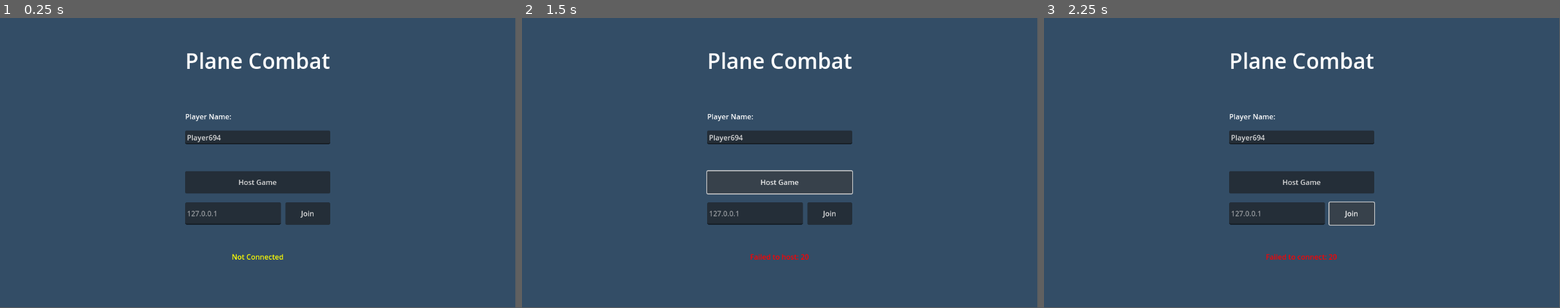
Above: before the commit, frames 1-3 (left to right).
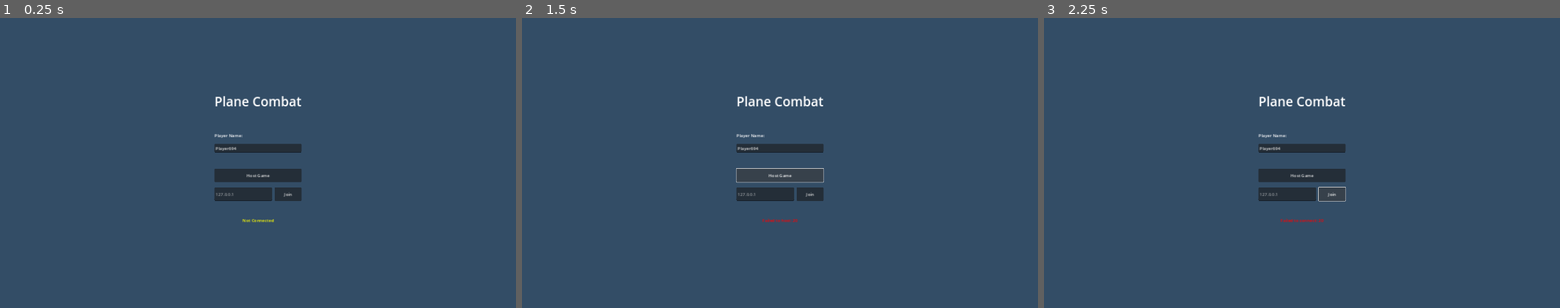
Above: after the commit, the same moments.

Repository: MG9442/Godot_Plane_Multiplayer
Game: Godot game, scene res://Scenes/UI/MainMenu.tscn
Same seed, same stepped clock (60 frames per second), same inputs: the game is played once before the commit and once after it.
Inputs:
- Up to frame 1 (0.25 s): no input
- Up to frame 2 (1.5 s): tap Enter at 0.5 s; click "Host Game" at 1.25 s
- Up to frame 3 (2.25 s): click "Join" at 2 s
In our replay, the window is 799x449 before the commit and 800x450 after it. These sizes can differ from the game's own. Grey fills any space a smaller window leaves; there, only what the larger window draws over its background counts as a difference.

The runs differ from the first frame. In frame 1, 6.8% of the frame differs, in the area x 35-64%, y 11-84%; in frame 2, 7.0%, in the area x 35-65%, y 11-84%; in frame 3, 6.9%.

Commit message:
Bug fix for different screen resolutions

Diff:
--- a/Scenes/UI/PlaneSelection.gd
+++ b/Scenes/UI/PlaneSelection.gd
@@ -2,7 +2,7 @@
 
 const PlayerSelectionCard = preload("res://Scenes/UI/PlayerSelectionCard.tscn")
 
-@onready var player_container = $PlayerContainer
+@onready var player_container = $ScrollContainer/PlayerContainer
 @onready var ready_button = $ReadyButton
 @onready var status_label = $StatusLabel
 
--- a/Scenes/UI/PlaneSelection.tscn
+++ b/Scenes/UI/PlaneSelection.tscn
@@ -34,19 +34,24 @@
 text = "Select Your Plane"
 horizontal_alignment = 1
 
-[node name="PlayerContainer" type="HBoxContainer" parent="."]
+[node name="ScrollContainer" type="ScrollContainer" parent="."]
 layout_mode = 1
 anchors_preset = 8
 anchor_left = 0.5
 anchor_top = 0.5
 anchor_right = 0.5
 anchor_bottom = 0.5
-offset_left = -800.0
-offset_top = -300.0
-offset_right = 800.0
-offset_bottom = 300.0
+offset_left = -650.0
+offset_top = -280.0
+offset_right = 650.0
+offset_bottom = 280.0
 grow_horizontal = 2
 grow_vertical = 2
+
+[node name="PlayerContainer" type="HBoxContainer" parent="ScrollContainer"]
+layout_mode = 2
+size_flags_horizontal = 3
+size_flags_vertical = 4
 theme_override_constants/separation = 40
 
 [node name="ReadyButton" type="Button" parent="."]
--- a/Scenes/UI/PlayerSelectionCard.tscn
+++ b/Scenes/UI/PlayerSelectionCard.tscn
@@ -3,7 +3,7 @@
 [ext_resource type="Script" path="res://Scenes/UI/PlayerSelectionCard.gd" id="1_card"]
 
 [node name="PlayerSelectionCard" type="PanelContainer"]
-custom_minimum_size = Vector2(350, 500)
+custom_minimum_size = Vector2(280, 450)
 script = ExtResource("1_card")
 
 [node name="VBoxContainer" type="VBoxContainer" parent="."]
@@ -17,7 +17,7 @@
 horizontal_alignment = 1
 
 [node name="PlaneViewport" type="SubViewportContainer" parent="VBoxContainer"]
-custom_minimum_size = Vector2(300, 300)
+custom_minimum_size = Vector2(250, 250)
 layout_mode = 2
 size_flags_horizontal = 4
 stretch = true
@@ -25,14 +25,14 @@
 [node name="SubViewport" type="SubViewport" parent="VBoxContainer/PlaneViewport"]
 transparent_bg = true
 handle_input_events = false
-size = Vector2i(300, 300)
+size = Vector2i(250, 250)
 render_target_update_mode = 4
 
 [node name="Camera2D" type="Camera2D" parent="VBoxContainer/PlaneViewport/SubViewport"]
-position = Vector2(150, 150)
+position = Vector2(125, 125)
 
 [node name="PlaneSprite" type="Sprite2D" parent="VBoxContainer/PlaneViewport/SubViewport"]
-position = Vector2(150, 150)
+position = Vector2(125, 125)
 scale = Vector2(3, 3)
 
 [node name="PlaneNameLabel" type="Label" parent="VBoxContainer"]
--- a/project.godot
+++ b/project.godot
@@ -15,10 +15,14 @@
 config/features=PackedStringArray("4.3", "Forward Plus")
 config/icon="res://icon.svg"
 
+[display]
+
+window/size/viewport_width=1920
+window/size/viewport_height=1080
+window/size/mode=2
+window/stretch/mode="canvas_items"
+window/stretch/aspect="expand"
+
 [dotnet]
 
 project/assembly_name="Multiplayer Plane game"
-
-[rendering]
-
-textures/canvas_textures/default_texture_filter=0
